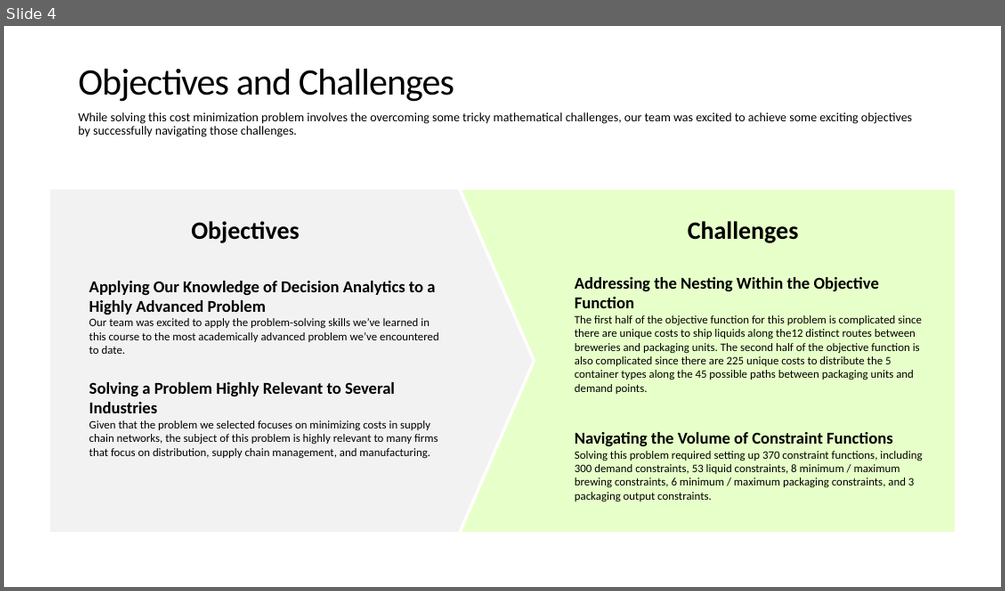
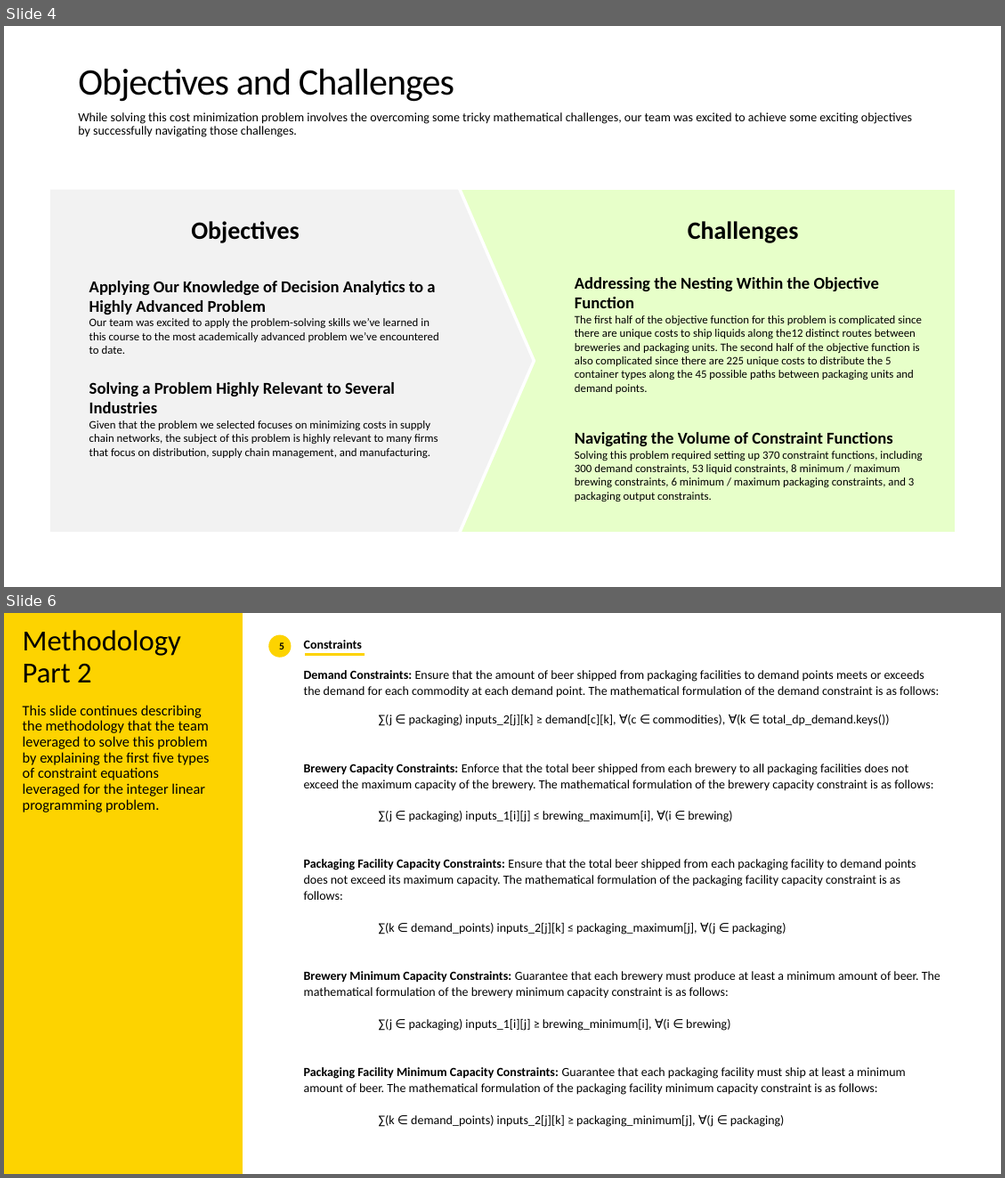
Before and after one commit to Steve-Desilets/MSDS-460-Term-Project, a slide deck: Final Project Presentation.pptx. Shown one above the other, each under a label of ours: slide 4 before the commit, slides 4 and 6 after it; the slides between them are not shown. The pictures are 1005x591 and 1005x1178 pixels, drawn with LibreOffice and Linux fonts; fonts in the diff are those of the drawing. Boxes give left, top, right and bottom in pixels: in the first picture for what was removed or moved away, otherwise in the second. Text is boxed around its words. In the diff, an @@ line names an element or a change of style, - is before the commit and + after.

```diff
--- a/Final Project Presentation.pptx
+++ b/Final Project Presentation.pptx
@@ slide 6 added at bbox=[4, 613, 1001, 1174], background #FFFFFF @@
@@ rectangle added at bbox=[4, 613, 243, 1174], fill #FDD300 @@
@@ text added at bbox=[23, 630, 181, 683], 28 pt, text #000000 @@
+Methodology Part 2
@@ ellipse added at bbox=[268, 634, 291, 657], fill #FDD300, 10 pt, text #000000, bold @@
+5
@@ text added at bbox=[304, 640, 940, 1127], 12 pt, text #000000 @@
+Constraints
+Demand Constraints: Ensure that the amount of beer shipped from packaging facilities to demand points meets or exceeds the demand for each commodity at each demand point. The mathematical formulation of the demand constraint is as follows:
+∑(j ∈ packaging) inputs_2[j][k] ≥ demand[c][k], ∀(c ∈ commodities), ∀(k ∈ total_dp_demand.keys())
+Brewery Capacity Constraints: Enforce that the total beer shipped from each brewery to all packaging facilities does not exceed the maximum capacity of the brewery. The mathematical formulation of the brewery capacity constraint is as follows:
+∑(j ∈ packaging) inputs_1[i][j] ≤ brewing_maximum[i], ∀(i ∈ brewing)
+Packaging Facility Capacity Constraints: Ensure that the total beer shipped from each packaging facility to demand points does not exceed its maximum capacity. The mathematical formulation of the packaging facility capacity constraint is as follows:
+∑(k ∈ demand_points) inputs_2[j][k] ≤ packaging_maximum[j], ∀(j ∈ packaging)
+Brewery Minimum Capacity Constraints: Guarantee that each brewery must produce at least a minimum amount of beer. The mathematical formulation of the brewery minimum capacity constraint is as follows:
+∑(j ∈ packaging) inputs_1[i][j] ≥ brewing_minimum[i], ∀(i ∈ brewing)
+Packaging Facility Minimum Capacity Constraints: Guarantee that each packaging facility must ship at least a minimum amount of beer. The mathematical formulation of the packaging facility minimum capacity constraint is as follows:
+∑(k ∈ demand_points) inputs_2[j][k] ≥ packaging_minimum[j], ∀(j ∈ packaging)
@@ line added from (306, 654) to (365, 654), #FDD300 2.25 pt @@
@@ text added at bbox=[23, 705, 210, 812], 14 pt, text #000000 @@
+This slide continues describing the methodology that the team leveraged to solve this problem by explaining the first five types of constraint equations leveraged for the integer linear programming problem.
```
Also in this commit, not shown: 1 slide changed, 1 other slide added.
